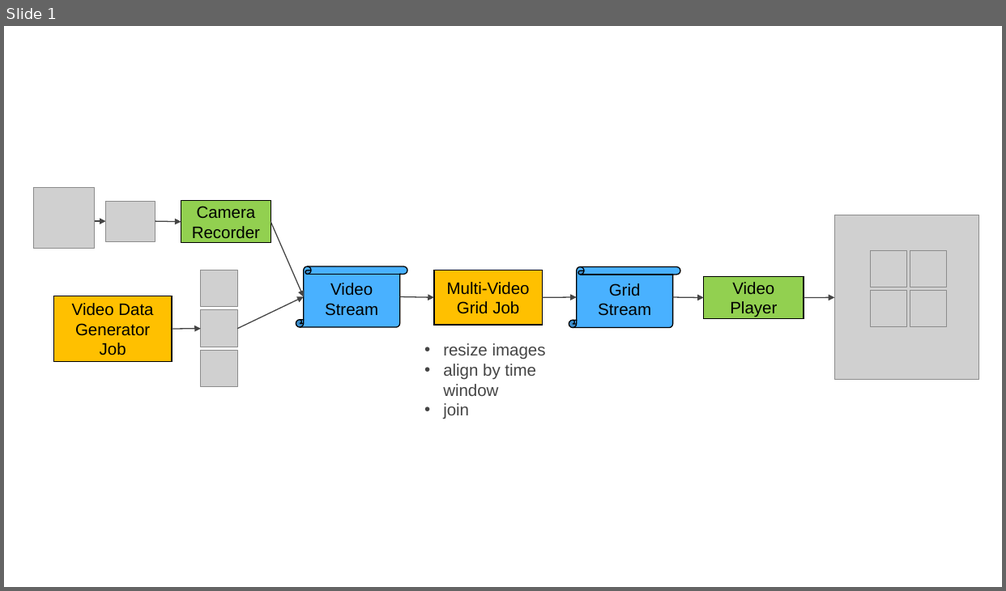
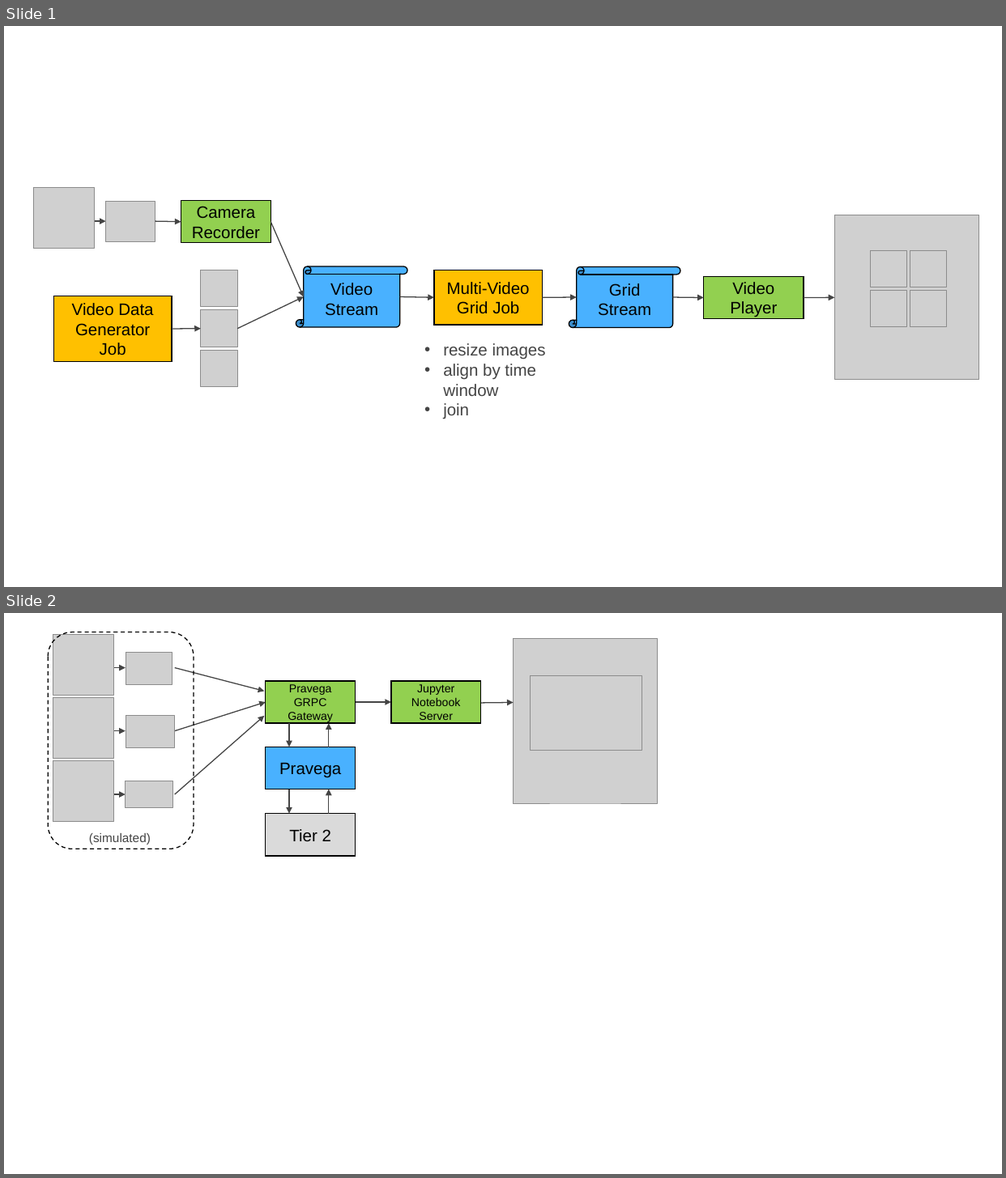
Before and after one commit to pravega/video-samples, a slide deck: images/video-samples-diagram.pptx. Shown one above the other, each under a label of ours: slide 1 before the commit, slides 1 and 2 after it. The pictures are 1006x591 and 1006x1178 pixels, drawn with LibreOffice and Linux fonts; fonts in the diff are those of the drawing; grey boxes stand for pictures. Boxes give left, top, right and bottom in pixels: in the first picture for what was removed or moved away, otherwise in the second. Text is boxed around its words. In the diff, an @@ line names an element or a change of style, - is before the commit and + after.

Commit message:
Can now change fps during ingest into Pravega. Updated safety and security notebooks.

```diff
--- a/images/video-samples-diagram.pptx
+++ b/images/video-samples-diagram.pptx
@@ slide 2 added at box(4, 613, 1002, 1174), background #FFFFFF @@
@@ rounded rectangle added at box(49, 632, 194, 850), outline #000000 1 pt dashed @@
@@ picture added at box(53, 634, 113, 695) @@
@@ picture added at box(126, 653, 172, 685) @@
@@ picture added at box(513, 638, 658, 803) @@
@@ arrow added from (93, 667) to (126, 667), #444444 1 pt @@
@@ arrow added from (175, 667) to (265, 691), #444444 1 pt @@
@@ rectangle added at box(266, 681, 355, 724), fill #92D050, outline #000000 1 pt, 11 pt, text #000000 @@
+Pravega GRPC Gateway
@@ rectangle added at box(391, 681, 481, 724), fill #92D050, outline #000000 1 pt, 11 pt, text #000000 @@
+Jupyter Notebook Server
@@ picture added at box(530, 676, 642, 750) @@
@@ picture added at box(53, 697, 113, 758) @@
@@ arrow added from (175, 731) to (266, 702), #444444 1 pt @@
@@ arrow added from (355, 702) to (391, 702), #444444 1 pt @@
@@ arrow added from (481, 703) to (513, 703), #444444 1 pt @@
@@ arrow added from (93, 731) to (126, 731), #444444 1 pt @@
@@ picture added at box(126, 716, 175, 747) @@
@@ arrow added from (175, 795) to (265, 716), #444444 1 pt @@
@@ arrow added from (289, 723) to (289, 747), #444444 1 pt @@
@@ arrow added from (329, 747) to (329, 723), #444444 1 pt @@
@@ rectangle added at box(266, 747, 355, 790), fill #49B1FF, outline #000000 1 pt, 16 pt, text #000000 @@
+Pravega
@@ picture added at box(53, 761, 113, 822) @@
@@ picture added at box(126, 781, 172, 807) @@
@@ arrow added from (93, 795) to (126, 795), #444444 1 pt @@
@@ arrow added from (289, 790) to (289, 814), #444444 1 pt @@
@@ arrow added from (329, 814) to (329, 790), #444444 1 pt @@
@@ rectangle added at box(266, 814, 355, 856), fill #DADADA, outline #000000 1 pt, 16 pt, text #000000 @@
+Tier 2
@@ text added at box(89, 833, 151, 845), 12 pt, text #444444 @@
+(simulated)
```
Also in this commit, not shown: 7 other files.
